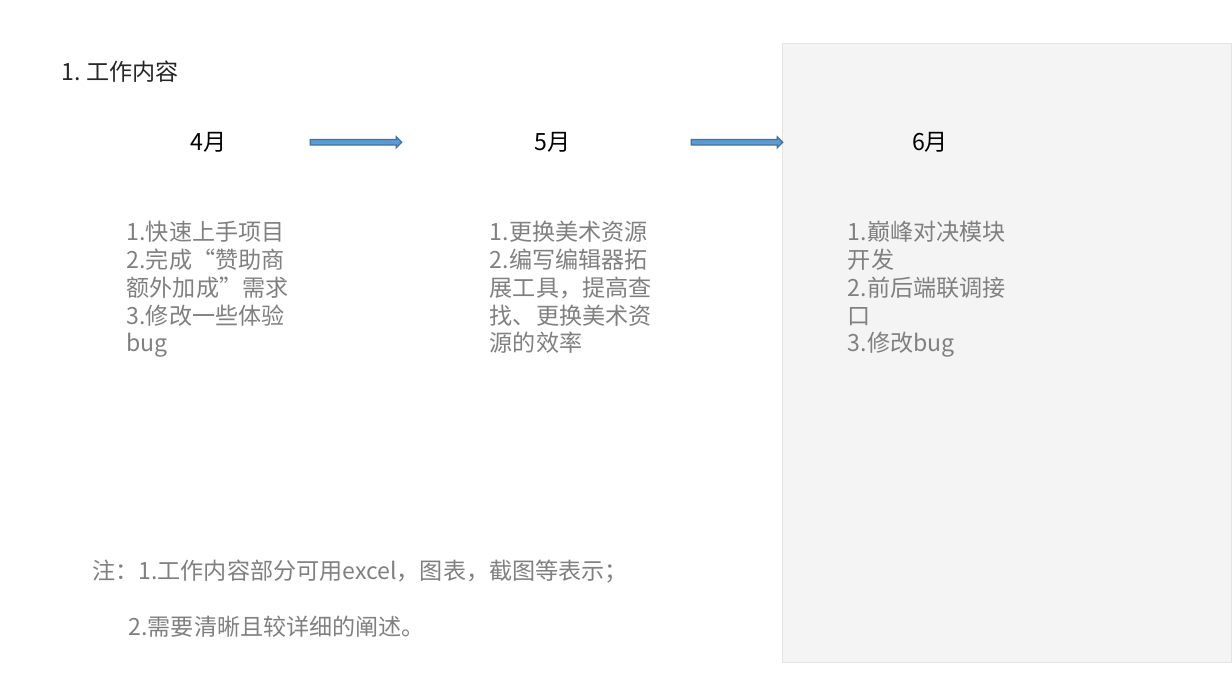
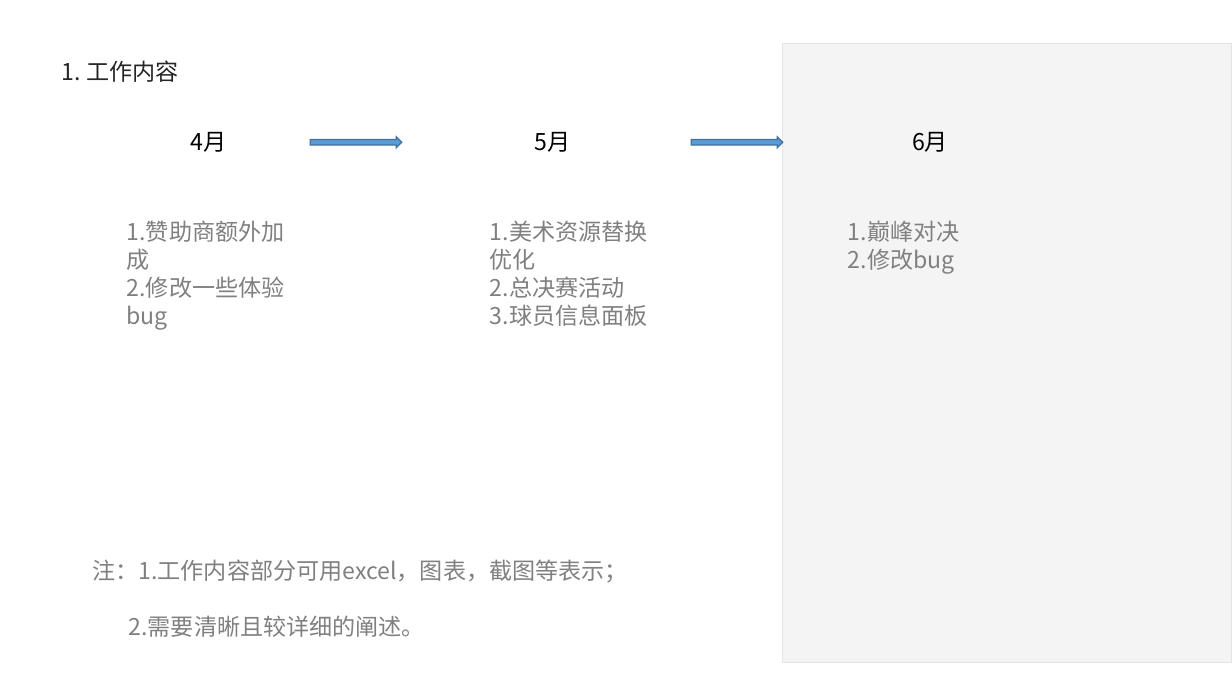
Before and after one commit to Hengle/UnityLearn-1, a slide deck: slide 3 of 转正答辩PPT_篮球前端_王祖雄.pptx. Drawn at 1232x693 pixels with LibreOffice and Linux fonts; fonts in the diff are those of the drawing; grey boxes stand for pictures; background and template pictures are left out. Boxes give left, top, right and bottom in pixels: in the first picture for what was removed or moved away, otherwise in the second. Text is boxed around its words. In the diff, an @@ line names an element or a change of style, - is before the commit and + after.

Commit message:
ppt

```diff
--- a/转正答辩PPT_篮球前端_王祖雄.pptx
+++ b/转正答辩PPT_篮球前端_王祖雄.pptx
@@ text at [127, 220, 285, 329]: text changed @@
-1.快速上手项目
-2.完成“赞助商额外加成”需求
-3.修改一些体验bug
+1.赞助商额外加成
+2.修改一些体验bug
@@ text at [490, 220, 648, 326]: text changed @@
-1.更换美术资源2.编写编辑器拓展工具，提高查找、更换美术资源的效率
+1.美术资源替换优化
+2.总决赛活动
+3.球员信息面板
@@ text at [848, 220, 960, 274]: text changed @@
-1.巅峰对决模块开发
-2.前后端联调接口
-3.修改bug
+1.巅峰对决
+2.修改bug
```
Also in this commit, not shown: 5 other slides changed.
